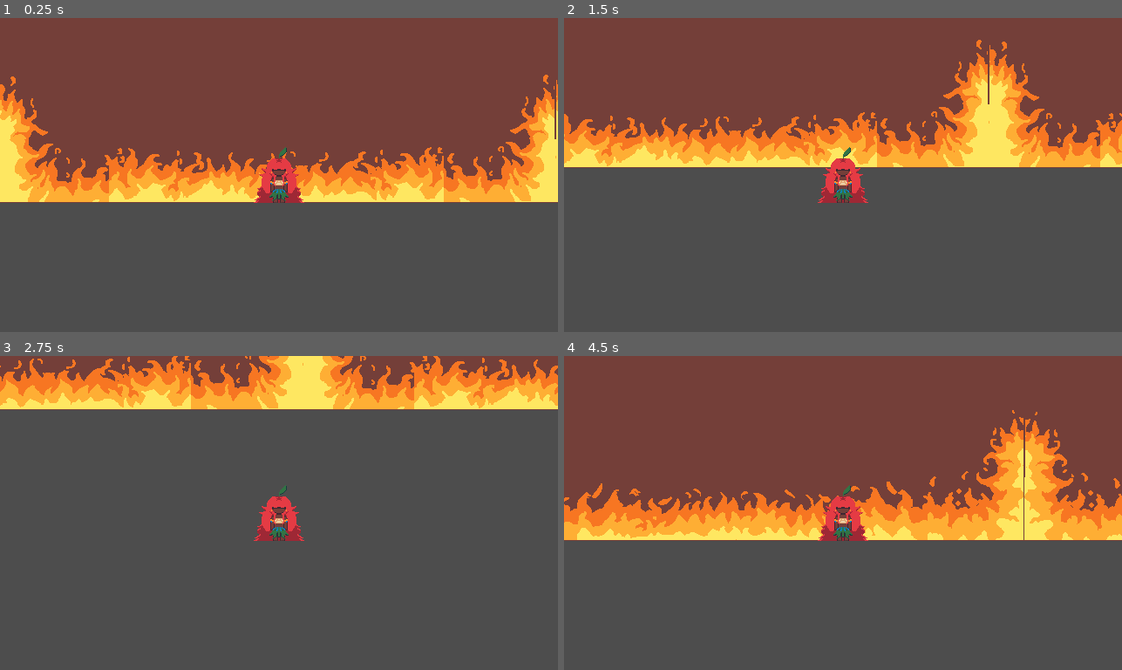
Above: before the commit, frames 1-4 (two rows, left to right).
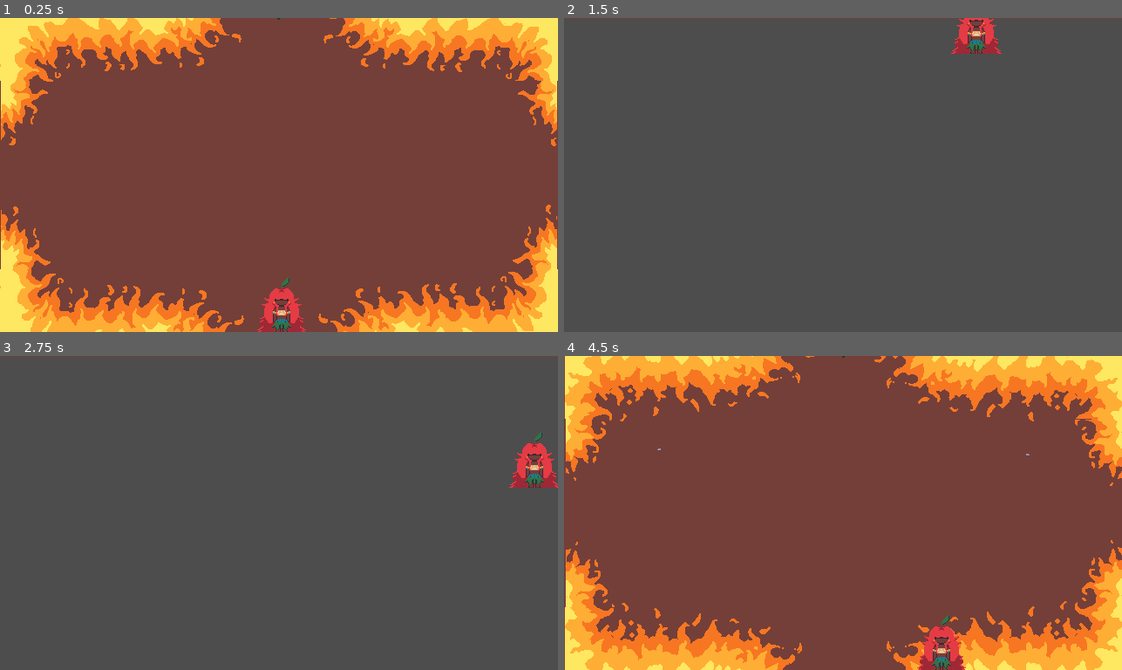
Above: after the commit, the same moments.

Repository: SamuelMTL/AmazonProject
Game: Godot game, scene res://scenes/dungeon.tscn
Two runs of this game, one before a commit and one after it. Both use one fixed random seed, a clock stepped at 60 frames per second and the inputs below.
Inputs:
- Up to frame 1 (0.25 s): no input
- Up to frame 2 (1.5 s): hold Right (ui_right) 0.53-1.28 s; hold Down (ui_down) from 1.28 s (still down)
- Up to frame 3 (2.75 s): release Down (ui_down) at 2.03 s; hold Right (ui_right) from 2.03 s (still down)
- Up to frame 4 (4.5 s): release Right (ui_right) at 2.78 s; hold Up (ui_up) 2.78-3.53 s; hold Left (ui_left) from 3.53 s (still down)

The runs differ from the first frame. In frame 1, 66% of the frame differs, in the area x 0-100%, y 0-100%; in frame 2, 48%; in frame 3, 19%; in frame 4, 68%.

Commit message:
camera atualizada

Diff:
--- a/amazonproject/scenes/dungeon.tscn
+++ b/amazonproject/scenes/dungeon.tscn
@@ -13,3 +13,5 @@
 
 [node name="Player" parent="." instance=ExtResource("3_hy87r")]
 position = Vector2(1603, 1769)
+
+[node name="Camera2D" type="Camera2D" parent="."]
--- a/amazonproject/scenes/player.tscn
+++ b/amazonproject/scenes/player.tscn
@@ -15,5 +15,3 @@
 [node name="CollisionShape2D" type="CollisionShape2D" parent="."]
 position = Vector2(-1, 22)
 shape = SubResource("CapsuleShape2D_fi2kg")
-
-[node name="Camera2D" type="Camera2D" parent="."]
--- a/amazonproject/scripts/dungeon_generator.gd
+++ b/amazonproject/scripts/dungeon_generator.gd
@@ -2,6 +2,8 @@
 
 var dungeon_size = Vector2(5, 5)
 var dungeon_layout = [] #isso aqui vai armazenar o layout criado
+var max_rooms = 10
+var directions = [Vector2.UP, Vector2.DOWN, Vector2.LEFT, Vector2.RIGHT]
 
 var room_scene = preload("res://scenes/dungeon_room_1.tscn")
 
@@ -10,6 +12,7 @@
 	build_dungeon()
 
 func generate_dungeon():
+
 	for row in range(dungeon_size.y):
 		var row_data = []
 		for col in range(dungeon_size.x):
@@ -20,7 +23,6 @@
 
 	# garantindo a entrada da dungeon no lugar q eu quero
 	dungeon_layout[4][2] = 1
-
 
 func build_dungeon():
 	for row in range(dungeon_size.y):
@@ -39,10 +41,13 @@
 				var has_left = x > 0 and dungeon_layout[y][x - 1] == 1
 				var has_right = x < dungeon_size.x - 1 and dungeon_layout[y][x + 1] == 1
 
-
 				room.get_node("FireWallCorners").play("fire_corners")
+				#garante que a porta da entrada esteja aberta
+				if row == 4 and col == 2:
+					room.get_node("FireWallBottom").play("bottomWall_open")
+				else:
+					room.get_node("FireWallBottom").play("bottomWall_open" if has_bottom else "bottomWall_closed")
 
 				room.get_node("FireWallTop").play("topWall_open" if has_top else "topWall_closed")
-				room.get_node("FireWallBottom").play("bottomWall_open" if has_bottom else "bottomWall_closed")
 				room.get_node("FireWallLeft").play("leftWall_open" if has_left else "leftWall_closed")
 				room.get_node("FireWallRight").play("rightWall_open" if has_right else "rightWall_closed")
--- a/amazonproject/scripts/game.gd
+++ b/amazonproject/scripts/game.gd
@@ -1 +1,20 @@
 extends Node2D
+
+@onready var camera = $Camera2D
+@onready var player = $Player
+
+var room_size = Vector2(640, 360)  # Ajuste para o tamanho real da sala
+
+func _process(delta):
+	update_camera_position()
+
+func update_camera_position():
+	# Calcula a sala baseada na posição do jogador
+	var current_room_x = int(player.position.x / room_size.x)
+	var current_room_y = int(player.position.y / room_size.y)
+
+	# Define o centro da sala como destino da câmera
+	var target_position = Vector2((current_room_x + 0.5) * room_size.x,(current_room_y + 0.5) * room_size.y)
+
+	# Move a câmera suavemente para a nova posição da sala
+	camera.position = target_position
